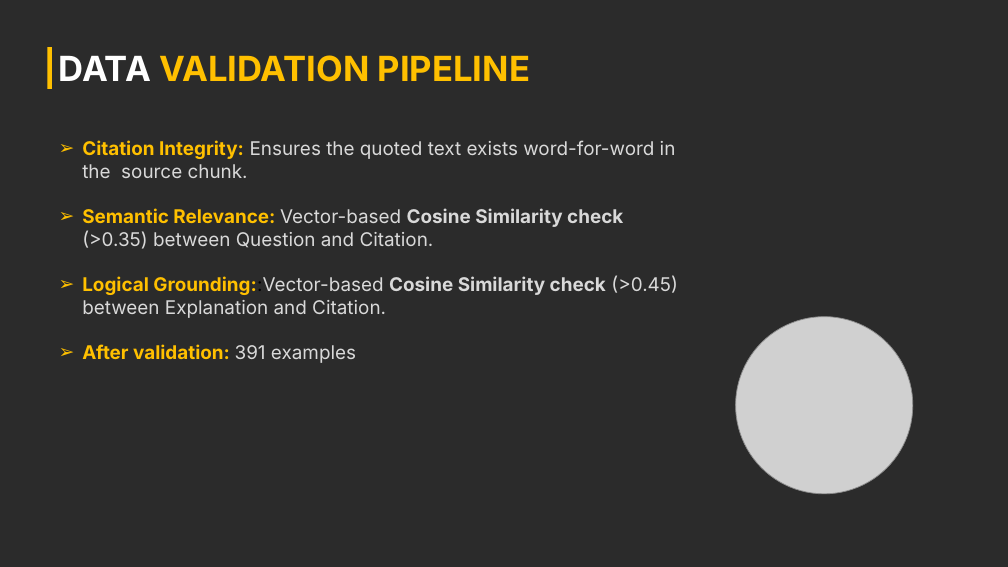
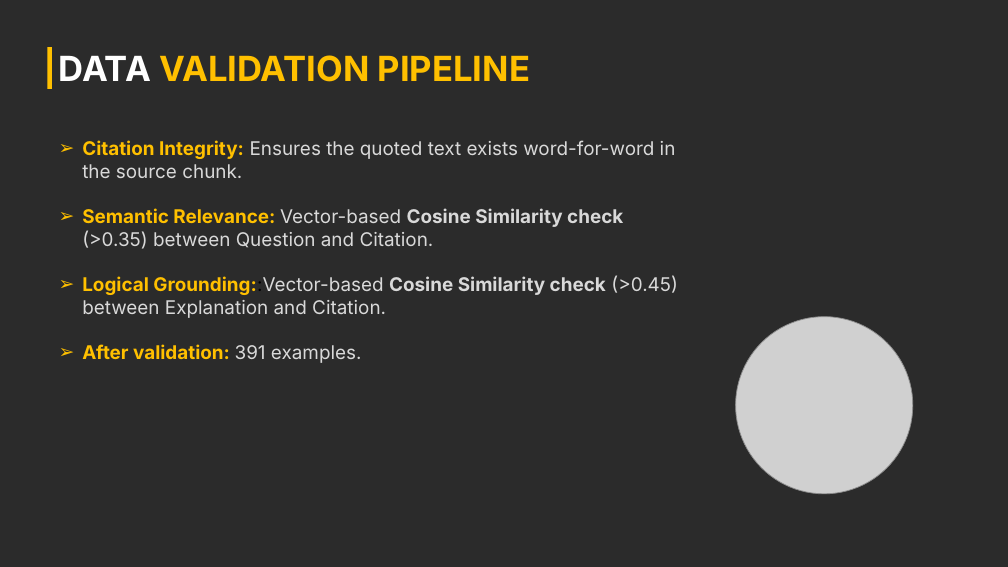
Before and after one commit to ohadbitton1/Banking-Regulation-QA, a slide deck: slide 5 of Presentations/2-Interim_presentation.pptx. Drawn at 1008x567 pixels with LibreOffice and Linux fonts; fonts in the diff are those of the drawing; grey boxes stand for pictures; background and template pictures are left out; a plain dark background stands for a picture behind light text. Boxes give left, top, right and bottom in pixels: in the first picture for what was removed or moved away, otherwise in the second. Text is boxed around its words. In the diff, an @@ line names an element or a change of style, - is before the commit and + after.

```diff
--- a/Presentations/2-Interim_presentation.pptx
+++ b/Presentations/2-Interim_presentation.pptx
@@ text at bbox=[82, 344, 362, 363]: text changed @@
-➢ After validation: 391 examples
+➢ After validation: 391 examples.
```
Also in this commit, not shown: 2 other files.
